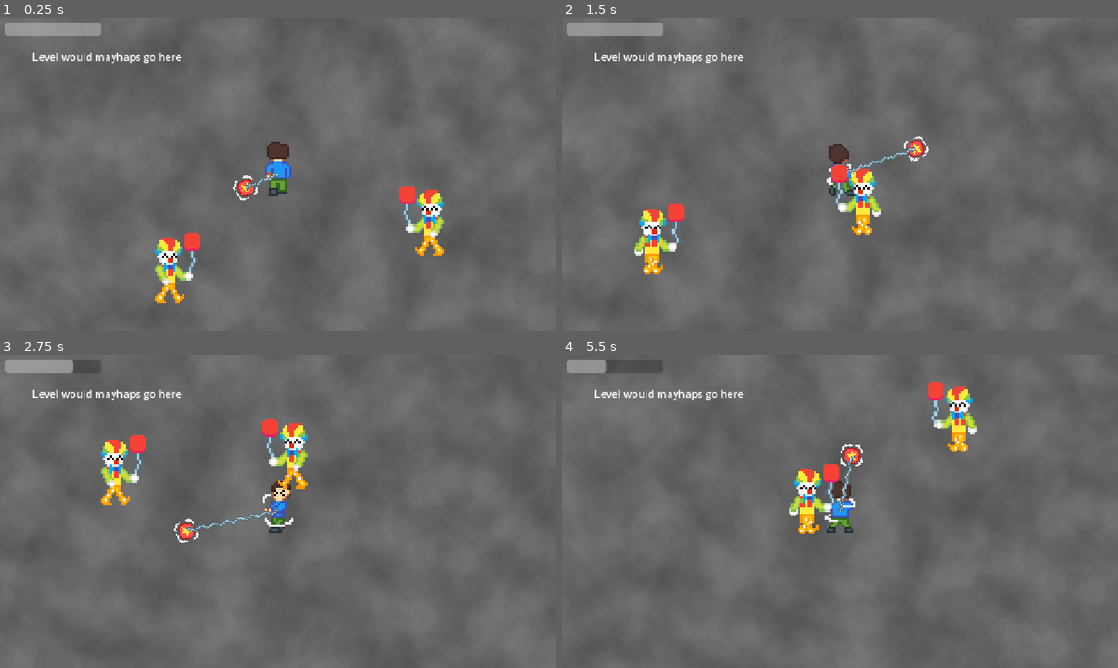
Above: before the commit, frames 1-4 (two rows, left to right).
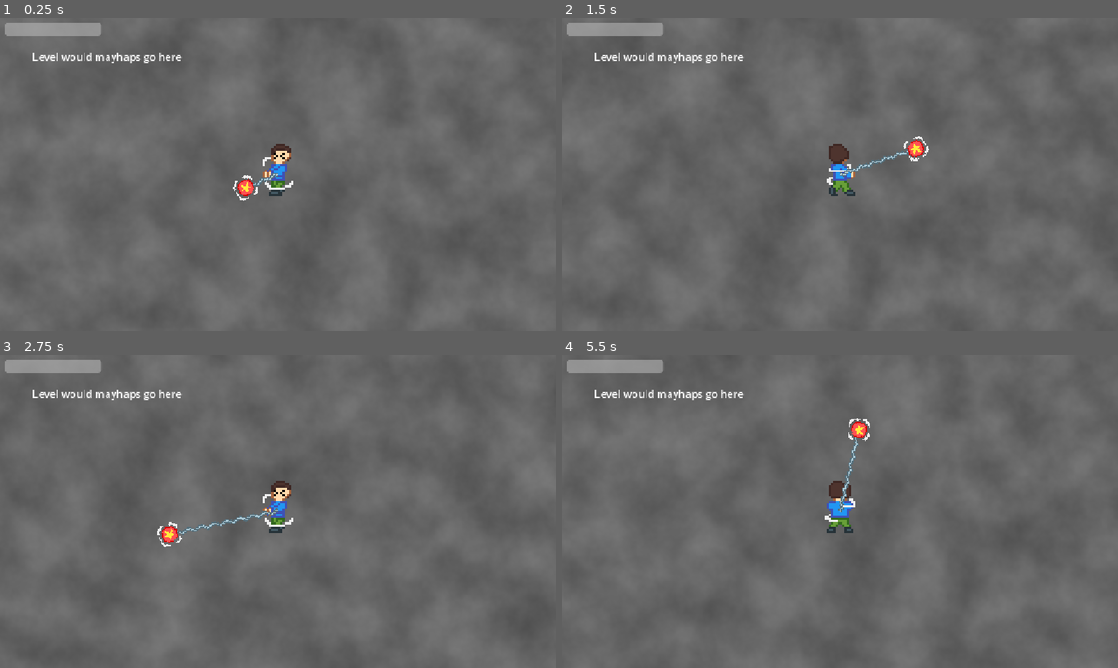
Above: after the commit, the same moments.

Repository: butteredsaltedtoast/super-miku-ball
Game: Godot game, scene res://levels/main_arena.tscn
Two runs of this game, one before a commit and one after it. Both use one fixed random seed, a clock stepped at 60 frames per second and the inputs below. The engine's default icon, where the game draws it, is replaced by a stand-in: a white triangle on a blue panel in a dark square.
Inputs:
- Up to frame 1 (0.25 s): no input
- Up to frame 2 (1.5 s): hold Right (arrow_right) 0.53-1.28 s; hold Z (primary) 0.53-1.28 s; hold Down (arrow_down) from 1.28 s (still down); tap Z (primary) at 1.35 s
- Up to frame 3 (2.75 s): release Down (arrow_down) at 2.03 s; hold Right (arrow_right) from 2.03 s (still down); hold Z (primary) from 2.03 s (still down)
- Up to frame 4 (5.5 s): release Right (arrow_right) at 2.78 s; release Z (primary) at 2.78 s; hold Up (arrow_up) 2.78-3.53 s; tap Z (primary) at 2.85, 4.35 s; hold Z (primary) 3.53-4.28 s; hold Left (arrow_left) 3.53-5.03 s; tap R (restart, bound only after the commit) at 4.15 s; hold Down (arrow_down) from 5.03 s (still down); hold Z (primary) from 5.03 s (still down)

The runs differ from the first frame. In frame 1, 2.5% of the frame differs, in the area x 27-80%, y 39-92%; in frame 2, 2.1%; in frame 3, 3.7%; in frame 4, 4.0%, in the area x 6-90%, y 0-98%.

Commit message:
respawn system and spawning

Diff:
--- a/enemies/enemy.gd
+++ b/enemies/enemy.gd
@@ -1,4 +1,6 @@
 extends CharacterBody2D
+
+class_name Enemy
 
 const SPEED : float = 100.0
 @export var maxHP : float = 100.0
--- /dev/null
+++ b/enemies/nutcracker.gd
@@ -0,0 +1,9 @@
+extends Enemy
+@export var projectile_scene : PackedScene
+func _on_shoot_timer_timeout() -> void:
+	if GameState.player == null or GameState.player.dead:
+		return
+	var p = projectile_scene.instantiate()
+	p.global_position = global_position
+	p.direction = global_position.direction_to(GameState.player.global_position)
+	get_tree().current_scene.add_child(p)
--- /dev/null
+++ b/enemies/nutcracker.tscn
@@ -0,0 +1,45 @@
+[gd_scene format=3 uid="uid://ckhqk24xwa3y7"]
+
+[ext_resource type="PackedScene" uid="uid://b35xhio7qch3f" path="res://enemies/enemy.tscn" id="1_h6nvb"]
+[ext_resource type="Script" uid="uid://dntreb7g1ynfh" path="res://enemies/nutcracker.gd" id="2_h6nvb"]
+[ext_resource type="Texture2D" uid="uid://ca5occh4or56p" path="res://Sprites/EnemySprites/Nutcracker1.png" id="3_2rj42"]
+[ext_resource type="PackedScene" uid="uid://svf4yucqulqg" path="res://enemies/projectiles/nutcracker_projectile.tscn" id="3_278qv"]
+[ext_resource type="Texture2D" uid="uid://vn4ywvgcimms" path="res://Sprites/EnemySprites/Nutcracker2.png" id="4_sd4sv"]
+[ext_resource type="Texture2D" uid="uid://tptkcuwobjv7" path="res://Sprites/EnemySprites/Nutcracker3.png" id="5_fr6hw"]
+[ext_resource type="Texture2D" uid="uid://ss17y414yjio" path="res://Sprites/EnemySprites/Nutcracker4.png" id="6_i18o7"]
+
+[sub_resource type="SpriteFrames" id="SpriteFrames_nfcin"]
+animations = [{
+"frames": [{
+"duration": 1.0,
+"texture": ExtResource("3_2rj42")
+}, {
+"duration": 1.0,
+"texture": ExtResource("4_sd4sv")
+}, {
+"duration": 1.0,
+"texture": ExtResource("5_fr6hw")
+}, {
+"duration": 1.0,
+"texture": ExtResource("6_i18o7")
+}],
+"loop": 1,
+"name": &"default",
+"speed": 5.0
+}]
+
+[node name="Enemy" unique_id=1014679973 instance=ExtResource("1_h6nvb")]
+script = ExtResource("2_h6nvb")
+projectile_scene = ExtResource("3_278qv")
+
+[node name="Sprite2D" parent="." index="0" unique_id=836537040]
+sprite_frames = SubResource("SpriteFrames_nfcin")
+
+[node name="CollisionShape2D" parent="." index="1" unique_id=1008037828]
+position = Vector2(0.41666698, 6.6666665)
+
+[node name="ShootTimer" type="Timer" parent="." index="2" unique_id=1373079390]
+wait_time = 2.0
+autostart = true
+
+[connection signal="timeout" from="ShootTimer" to="." method="_on_shoot_timer_timeout"]
--- /dev/null
+++ b/enemies/projectiles/nutcracker_projectile.tscn
@@ -0,0 +1,27 @@
+[gd_scene format=3 uid="uid://svf4yucqulqg"]
+
+[ext_resource type="PackedScene" uid="uid://d37yi2pq0aky" path="res://enemies/projectiles/projectile.tscn" id="1_51ppj"]
+[ext_resource type="Texture2D" uid="uid://0mjnvq4xbxqh" path="res://Sprites/EnemySprites/NutcrackerProjectile.png" id="2_ctpje"]
+
+[sub_resource type="SpriteFrames" id="SpriteFrames_278qv"]
+animations = [{
+"frames": [{
+"duration": 1.0,
+"texture": ExtResource("2_ctpje")
+}],
+"loop": 1,
+"name": &"default",
+"speed": 5.0
+}]
+
+[sub_resource type="CircleShape2D" id="CircleShape2D_ctpje"]
+radius = 16.0
+
+[node name="Projectile" unique_id=2133379518 instance=ExtResource("1_51ppj")]
+
+[node name="AnimatedSprite2D" parent="." index="0" unique_id=1658062276]
+scale = Vector2(3.833333, 3.833333)
+sprite_frames = SubResource("SpriteFrames_278qv")
+
+[node name="CollisionShape2D" parent="." index="1" unique_id=1370370752]
+shape = SubResource("CircleShape2D_ctpje")
--- /dev/null
+++ b/enemies/projectiles/projectile.gd
@@ -0,0 +1,17 @@
+extends Area2D
+var direction : Vector2
+var speed : float = 300.0
+
+func _physics_process(delta: float) -> void:
+	position += direction * speed * delta
+
+func _on_body_entered(body: Node2D) -> void:
+	if body == GameState.player:
+		GameState.player.take_damage(1.0)
+		queue_free()
+
+func _ready() -> void:
+	$AnimatedSprite2D.play()
+
+func _on_timer_timeout() -> void:
+	queue_free()
--- /dev/null
+++ b/enemies/projectiles/projectile.tscn
@@ -0,0 +1,22 @@
+[gd_scene format=3 uid="uid://d37yi2pq0aky"]
+
+[ext_resource type="Script" uid="uid://cyefbkn1d1o7h" path="res://enemies/projectiles/projectile.gd" id="1_eth2n"]
+
+[sub_resource type="CircleShape2D" id="CircleShape2D_o33cc"]
+radius = 4.0
+
+[node name="Projectile" type="Area2D" unique_id=2133379518]
+script = ExtResource("1_eth2n")
+
+[node name="AnimatedSprite2D" type="AnimatedSprite2D" parent="." unique_id=1658062276]
+
+[node name="CollisionShape2D" type="CollisionShape2D" parent="." unique_id=1370370752]
+shape = SubResource("CircleShape2D_o33cc")
+
+[node name="Timer" type="Timer" parent="." unique_id=213172370]
+wait_time = 5.0
+one_shot = true
+autostart = true
+
+[connection signal="body_entered" from="." to="." method="_on_body_entered"]
+[connection signal="timeout" from="Timer" to="." method="_on_timer_timeout"]
--- a/levels/main_arena.tscn
+++ b/levels/main_arena.tscn
@@ -3,6 +3,8 @@
 [ext_resource type="PackedScene" uid="uid://1u0smn0lybkw" path="res://player/player.tscn" id="1_y4kg7"]
 [ext_resource type="PackedScene" uid="uid://b35xhio7qch3f" path="res://enemies/enemy.tscn" id="2_qpncq"]
 [ext_resource type="Script" uid="uid://doil4lbse1hkc" path="res://levels/progress_bar.gd" id="3_qpncq"]
+[ext_resource type="PackedScene" uid="uid://ckhqk24xwa3y7" path="res://enemies/nutcracker.tscn" id="4_rjpa6"]
+[ext_resource type="Script" uid="uid://irgrckwqv56x" path="res://levels/spawner.gd" id="5_ijwil"]
 
 [sub_resource type="Gradient" id="Gradient_m1orj"]
 colors = PackedColorArray(0.31431612, 0.31431612, 0.3143161, 1, 0.48570347, 0.48570353, 0.48570347, 1)
@@ -23,12 +25,6 @@
 
 [node name="Player" parent="." unique_id=1639121829 instance=ExtResource("1_y4kg7")]
 
-[node name="Enemy" parent="." unique_id=1014679973 instance=ExtResource("2_qpncq")]
-position = Vector2(334, 105)
-
-[node name="Enemy2" parent="." unique_id=1253442383 instance=ExtResource("2_qpncq")]
-position = Vector2(-234, 215)
-
 [node name="UI" type="CanvasLayer" parent="." unique_id=465172807]
 
 [node name="ProgressBar" type="ProgressBar" parent="UI" unique_id=1497411157]
@@ -40,3 +36,27 @@
 value = 1.0
 show_percentage = false
 script = ExtResource("3_qpncq")
+
+[node name="DeathLabel" type="Label" parent="UI" unique_id=1741158854]
+unique_name_in_owner = true
+modulate = Color(1, 1, 1, 0)
+anchors_preset = 15
+anchor_right = 1.0
+anchor_bottom = 1.0
+offset_top = -200.0
+offset_bottom = -200.0
+grow_horizontal = 2
+grow_vertical = 2
+text = "Your string broke! Press R to restart."
+horizontal_alignment = 1
+vertical_alignment = 1
+
+[node name="Spawner" type="Node2D" parent="." unique_id=607718019]
+script = ExtResource("5_ijwil")
+enemy_scenes = Array[PackedScene]([ExtResource("2_qpncq"), ExtResource("4_rjpa6")])
+
+[node name="Timer" type="Timer" parent="Spawner" unique_id=871362567]
+wait_time = 1.5
+autostart = true
+
+[connection signal="timeout" from="Spawner/Timer" to="Spawner" method="_on_timer_timeout"]
--- /dev/null
+++ b/levels/spawner.gd
@@ -0,0 +1,9 @@
+extends Node2D
+@export var enemy_scenes : Array[PackedScene]
+
+func _on_timer_timeout() -> void:
+	if GameState.player == null or GameState.player.dead:
+		return
+	var e = enemy_scenes.pick_random().instantiate()
+	e.global_position = GameState.player.global_position + Vector2.RIGHT.rotated(randf() * TAU) * 700
+	get_tree().current_scene.add_child(e)
--- a/player/player.gd
+++ b/player/player.gd
@@ -24,14 +24,17 @@
 	anim_sprite.play("default")
 
 func _physics_process(delta: float) -> void:
-	if dead:
+	if dead and Input.is_action_just_pressed("restart"):
+		get_tree().reload_current_scene()
+		return
+	elif dead:
 		return
 	var direction := Input.get_vector("arrow_left", "arrow_right", "arrow_up", "arrow_down")
 	velocity = velocity.move_toward(direction * SPEED, ACCEL * delta)
 	$YoyoPivot.rotation += (yoyo_speed - 10 * min(extension_time,6.0)) * delta * PI/ 40
 	$YoyoPivot.rotation = wrapf($YoyoPivot.rotation, 0, TAU)
 	spinSpeed = (yoyo_speed - 10 * min(extension_time,6.0))/yoyo_speed
-	if yoyo.position.x == 80.0:
+	if yoyo.position.x == 80.0 and direction != Vector2.ZERO:
 		anim_sprite.speed_scale = 1.0
 		if abs(direction.x) > abs(direction.y):
 			if direction.x > 0:
@@ -62,8 +65,8 @@
 
 	yoyo.position.x = move_toward(yoyo.position.x, target_length, yoyo_speed * delta * retract_speed * health / 4)
 	rope.region_rect = Rect2(0, 0, yoyo.position.x / rope.scale.x, 5)
-	ropeShape.shape.size = Vector2(yoyo.position.x / 3, 5)
-	ropeShape.position.x = yoyo.position.x / 6
+	ropeShape.shape.size = Vector2((yoyo.position.x - 30) / 3, 5)
+	ropeShape.position.x = (yoyo.position.x - 30) / 6
 	string_time += delta
 	rope.texture = string_frames[int(string_time * 10) % 4]
 	move_and_slide()
@@ -74,11 +77,13 @@
 			take_damage(1.0)
 	var ropehits = ropeCollide.get_overlapping_bodies()
 	for body in ropehits:
+		if yoyo.overlaps_body(body):
+			continue
 		if "enemies" in body.get_groups():
 			take_damage(2.0)
 
 func take_damage(damage: float) -> void:
-	if invincible:
+	if invincible or dead:
 		return
 	health -= damage
 	if health <= 0:
@@ -86,6 +91,7 @@
 		$YoyoPivot.visible = false
 		yoyo.set_deferred("monitoring", false)
 		anim_sprite.play("death")
+		create_tween().tween_property(get_tree().current_scene.get_node("%DeathLabel"), "modulate:a", 1.0, 1.0)
 		return
 	print("took damage. health: ", health)
 	invincible = true
--- a/player/player.tscn
+++ b/player/player.tscn
@@ -3,7 +3,6 @@
 [ext_resource type="Script" uid="uid://b86xjhgib6tnk" path="res://player/player.gd" id="1_rkbax"]
 [ext_resource type="Texture2D" uid="uid://b1jkk5lu1wtw5" path="res://Sprites/PlayerSprites/Death1.png" id="2_1s1yo"]
 [ext_resource type="Texture2D" uid="uid://becm386dk2qn5" path="res://Sprites/PlayerSprites/Spin1.png" id="2_2ieo8"]
-[ext_resource type="Texture2D" uid="uid://b5qyvup0m8xdj" path="res://icon.svg" id="2_g1dw6"]
 [ext_resource type="Texture2D" uid="uid://dj5ao2nrugydb" path="res://Sprites/PlayerSprites/Death2.png" id="3_5ejfk"]
 [ext_resource type="Texture2D" uid="uid://wal7q4o3gg8p" path="res://Sprites/PlayerSprites/Spin2.png" id="3_ebec5"]
 [ext_resource type="PackedScene" uid="uid://btmp35koj5qr4" path="res://player/yoyo.tscn" id="3_g1dw6"]
@@ -169,14 +168,7 @@
 position = Vector2(0, -15)
 scale = Vector2(5, 5)
 sprite_frames = SubResource("SpriteFrames_w4o6v")
-animation = &"death"
-frame = 4
-frame_progress = 1.0
-
-[node name="Sprite2D" type="Sprite2D" parent="." unique_id=231834534]
-visible = false
-scale = Vector2(0.625, 0.625)
-texture = ExtResource("2_g1dw6")
+animation = &"walk_up"
 
 [node name="CollisionShape2D" type="CollisionShape2D" parent="." unique_id=732301362]
 position = Vector2(-0.5, -7.5)
@@ -194,11 +186,11 @@
 offset = Vector2(0, -2.5)
 region_enabled = true
 
+[node name="Rope" parent="YoyoPivot" unique_id=67072181 instance=ExtResource("34_jd2rm")]
+
 [node name="Yoyo" parent="YoyoPivot" unique_id=549741976 instance=ExtResource("3_g1dw6")]
 position = Vector2(80, 0)
 scale = Vector2(3, 3)
-
-[node name="Rope" parent="YoyoPivot" unique_id=67072181 instance=ExtResource("34_jd2rm")]
 
 [node name="Camera2D" type="Camera2D" parent="." unique_id=827351713]
 zoom = Vector2(0.9, 0.9)
--- a/project.godot
+++ b/project.godot
@@ -60,6 +60,11 @@
 "events": [Object(InputEventKey,"resource_local_to_scene":false,"resource_name":"","device":-1,"window_id":0,"alt_press …(192 unchanged characters)…
 ]
 }
+restart={
+"deadzone": 0.2,
+"events": [Object(InputEventKey,"resource_local_to_scene":false,"resource_name":"","device":-1,"window_id":0,"alt_pressed":false,"shift_pressed":false,"ctrl_pressed":false,"meta_pressed":false,"pressed":false,"keycode":0,"physical_keycode":82,"key_label":0,"unicode":114,"location":0,"echo":false,"script":null)
+]
+}
 
 [physics]
 
Not shown, added: Sprites/EnemySprites/ClownAttack1.png.import
Not shown, added: Sprites/EnemySprites/ClownAttack2.png.import
Not shown, added: Sprites/EnemySprites/ClownAttack3.png.import
Not shown, added: Sprites/EnemySprites/ClownAttack4.png.import
Not shown, added: Sprites/EnemySprites/ClownAttack5.png.import
Not shown, added: Sprites/EnemySprites/ClownAttack6.png.import
Not shown, added: Sprites/EnemySprites/ClownAttack7.png.import
Not shown, added: Sprites/EnemySprites/ClownProjectile1.png.import
Not shown, added: Sprites/EnemySprites/ClownProjectile2.png.import
Not shown, added: Sprites/EnemySprites/Dice1.png.import
Not shown, added: Sprites/EnemySprites/Dice2.png.import
Not shown, added: Sprites/EnemySprites/Dice3.png.import
(and 41 more such lines)
